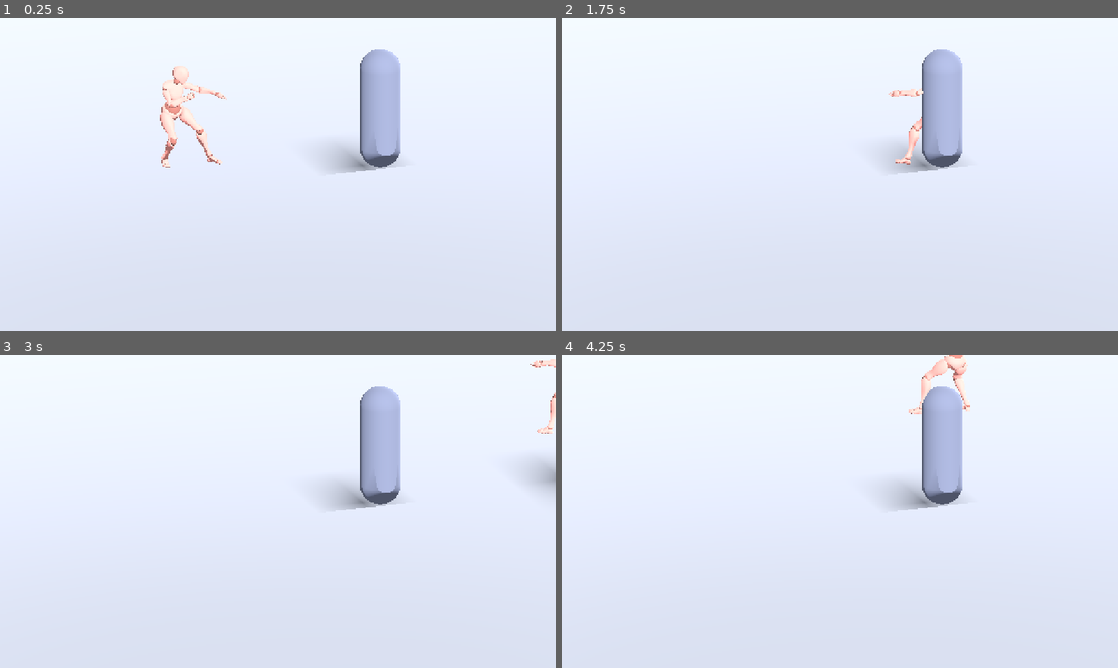
Above: before the commit, frames 1-4 (two rows, left to right).
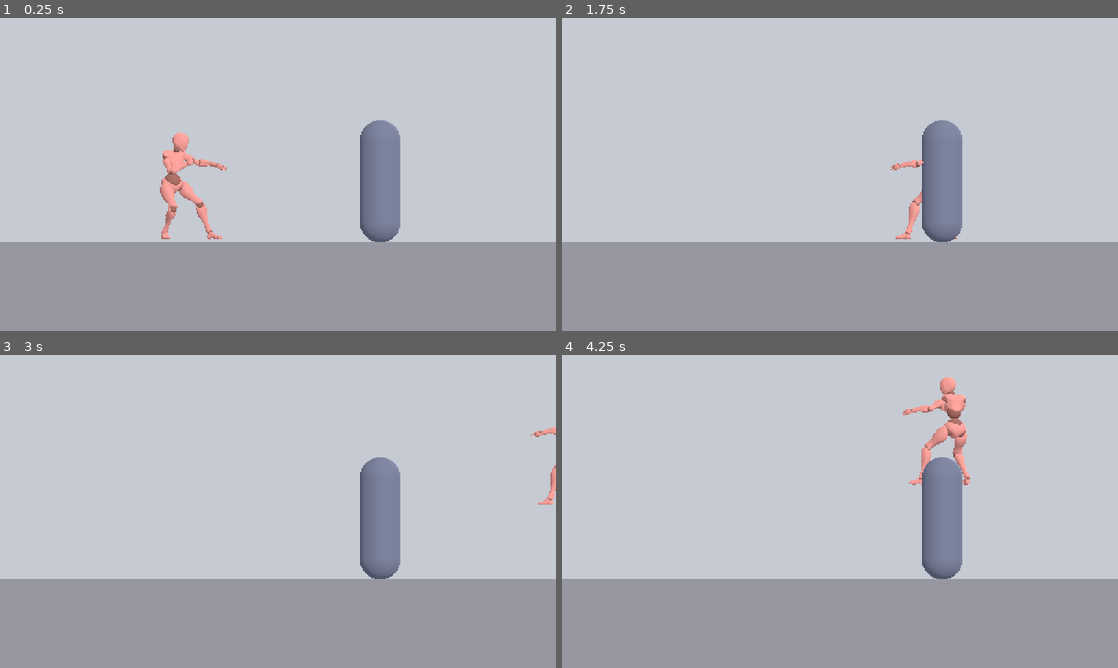
Above: after the commit, the same moments.

Repository: RJL-Marquez/RIVEN
Game: Godot game, scene res://scenes/Arena3D.tscn
Two runs of this game, one before a commit and one after it. Both use one fixed random seed, a clock stepped at 60 frames per second and the inputs below.
Inputs:
- Up to frame 1 (0.25 s): no input
- Up to frame 2 (1.75 s): hold D (move_right) 0.53-1.28 s; tap J (attack) at 0.6 s; tap W (jump) at 0.77, 1.52 s; hold Down from 1.28 s (still down); tap L (block) at 1.35 s
- Up to frame 3 (3 s): release Down at 2.03 s; hold D (move_right) 2.03-2.78 s; hold S (crouch) 2.03-2.78 s; hold Up from 2.78 s (still down); tap K (kick) at 2.85 s
- Up to frame 4 (4.25 s): tap W (jump) at 3.02, 3.77 s; release Up at 3.53 s; hold A (move_left) from 3.53 s (still down); tap I (magic) at 3.6 s

The runs differ from the first frame. In frame 1, 99% of the frame differs, in the area x 0-100%, y 0-100%; in frame 2, 99%; in frame 3, 98%; in frame 4, 99%.

Commit message:
Phase 1: flat 2D camera + gray floor band
Revert to a flat (untilted) orthographic camera for the clean 2D look, with the
floor drawn as a solid gray band (vertical panel whose top edge is at the feet)
since a real horizontal floor is edge-on from a flat view. Physics ground kept.

Co-Authored-By: Claude Opus 4.8 <noreply@anthropic.com>

Diff:
--- a/scenes/Arena3D.tscn
+++ b/scenes/Arena3D.tscn
@@ -6,16 +6,17 @@
 background_mode = 1
 background_color = Color(0.776, 0.792, 0.824, 1)
 ambient_light_color = Color(0.62, 0.64, 0.68, 1)
-ambient_light_energy = 0.45
+ambient_light_energy = 0.6
 
 [sub_resource type="BoxShape3D" id="GroundShape"]
 size = Vector3(60, 0.2, 20)
 
-[sub_resource type="PlaneMesh" id="FloorMesh"]
-size = Vector2(60, 20)
+[sub_resource type="QuadMesh" id="FloorBand"]
+size = Vector2(60, 14)
 
 [sub_resource type="StandardMaterial3D" id="GMat"]
-albedo_color = Color(0.56, 0.57, 0.6, 1)
+shading_mode = 2
+albedo_color = Color(0.5, 0.5, 0.52, 1)
 
 [sub_resource type="CapsuleMesh" id="OppMesh"]
 radius = 0.3
@@ -27,26 +28,26 @@
 [node name="Arena3D" type="Node3D"]
 
 [node name="Camera3D" type="Camera3D" parent="."]
-transform = Transform3D(1, 0, 0, 0, 0.951, 0.309, 0, -0.309, 0.951, 0, 2.8, 9)
+transform = Transform3D(1, 0, 0, 0, 1, 0, 0, 0, 1, 0, 1, 10)
 projection = 1
 size = 4.6
 
 [node name="Sun" type="DirectionalLight3D" parent="."]
 transform = Transform3D(0.94, -0.17, 0.3, 0, 0.87, 0.5, -0.34, -0.47, 0.82, 0, 8, 4)
-shadow_enabled = true
 
 [node name="WorldEnvironment" type="WorldEnvironment" parent="."]
 environment = SubResource("Env")
+
+[node name="Floor" type="MeshInstance3D" parent="."]
+transform = Transform3D(1, 0, 0, 0, 1, 0, 0, 0, 1, 0, -7, -3)
+mesh = SubResource("FloorBand")
+material_override = SubResource("GMat")
 
 [node name="Ground" type="StaticBody3D" parent="."]
 
 [node name="Col" type="CollisionShape3D" parent="Ground"]
 transform = Transform3D(1, 0, 0, 0, 1, 0, 0, 0, 1, 0, -0.1, 0)
 shape = SubResource("GroundShape")
-
-[node name="Mesh" type="MeshInstance3D" parent="Ground"]
-mesh = SubResource("FloorMesh")
-material_override = SubResource("GMat")
 
 [node name="Fighter3D" parent="." instance=ExtResource("1")]
 transform = Transform3D(1, 0, 0, 0, 1, 0, 0, 0, 1, -1.5, 0, 0)
